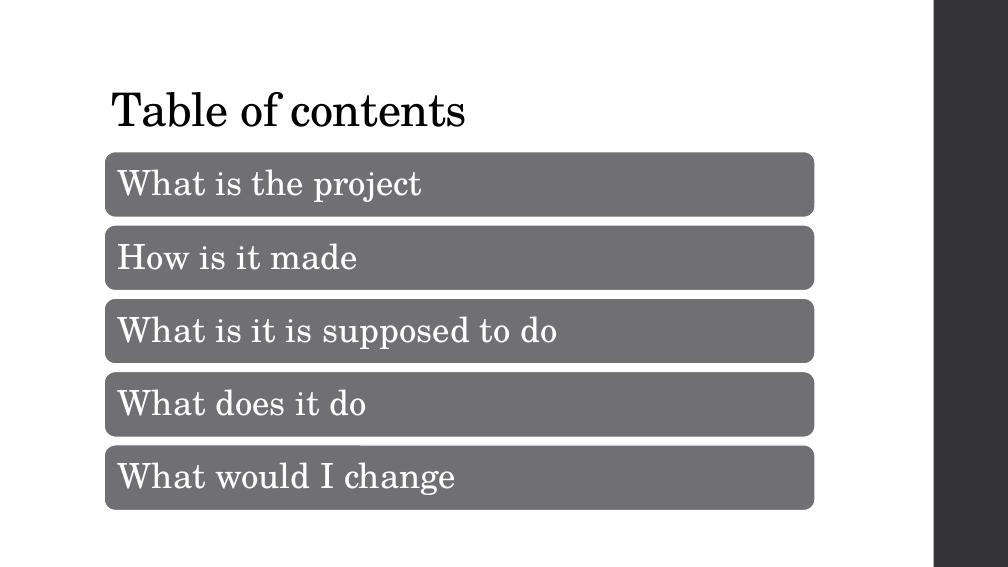
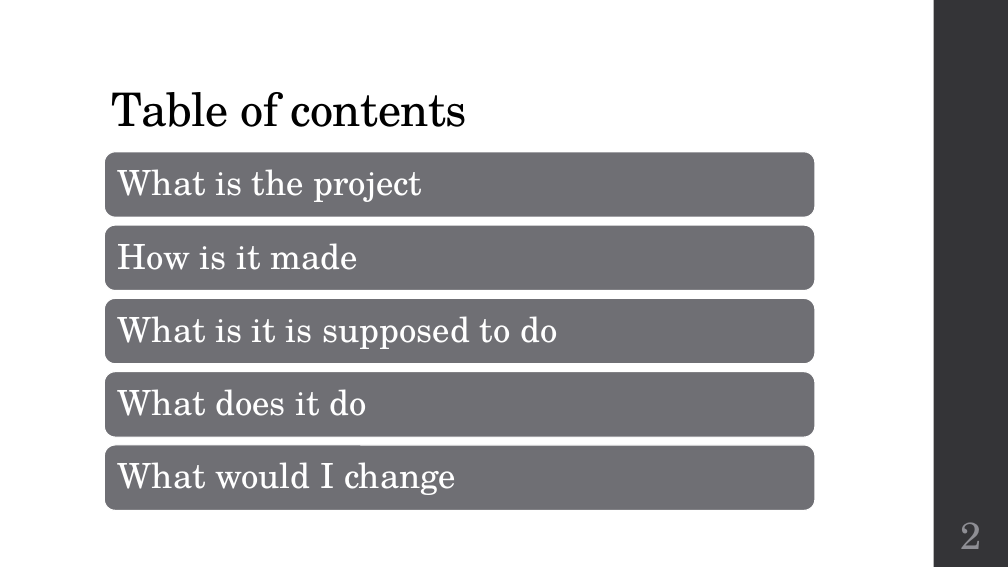
Before and after one commit to AlexanderPetry/Soldeerstation, a slide deck: slide 2 of PRESENTATION/Project ontwerp.pptx. Drawn at 1008x567 pixels with LibreOffice and Linux fonts; fonts in the diff are those of the drawing. Boxes give left, top, right and bottom in pixels: in the first picture for what was removed or moved away, otherwise in the second. Text is boxed around its words. In the diff, an @@ line names an element or a change of style, - is before the commit and + after.

```diff
--- a/PRESENTATION/Project ontwerp.pptx
+++ b/PRESENTATION/Project ontwerp.pptx
@@ page number added at [961,522,982,549], 36 pt, text #8E8E94 @@
+2
```
Also in this commit, not shown: 6 other slides changed, 1 slide added, 1 slide removed.
